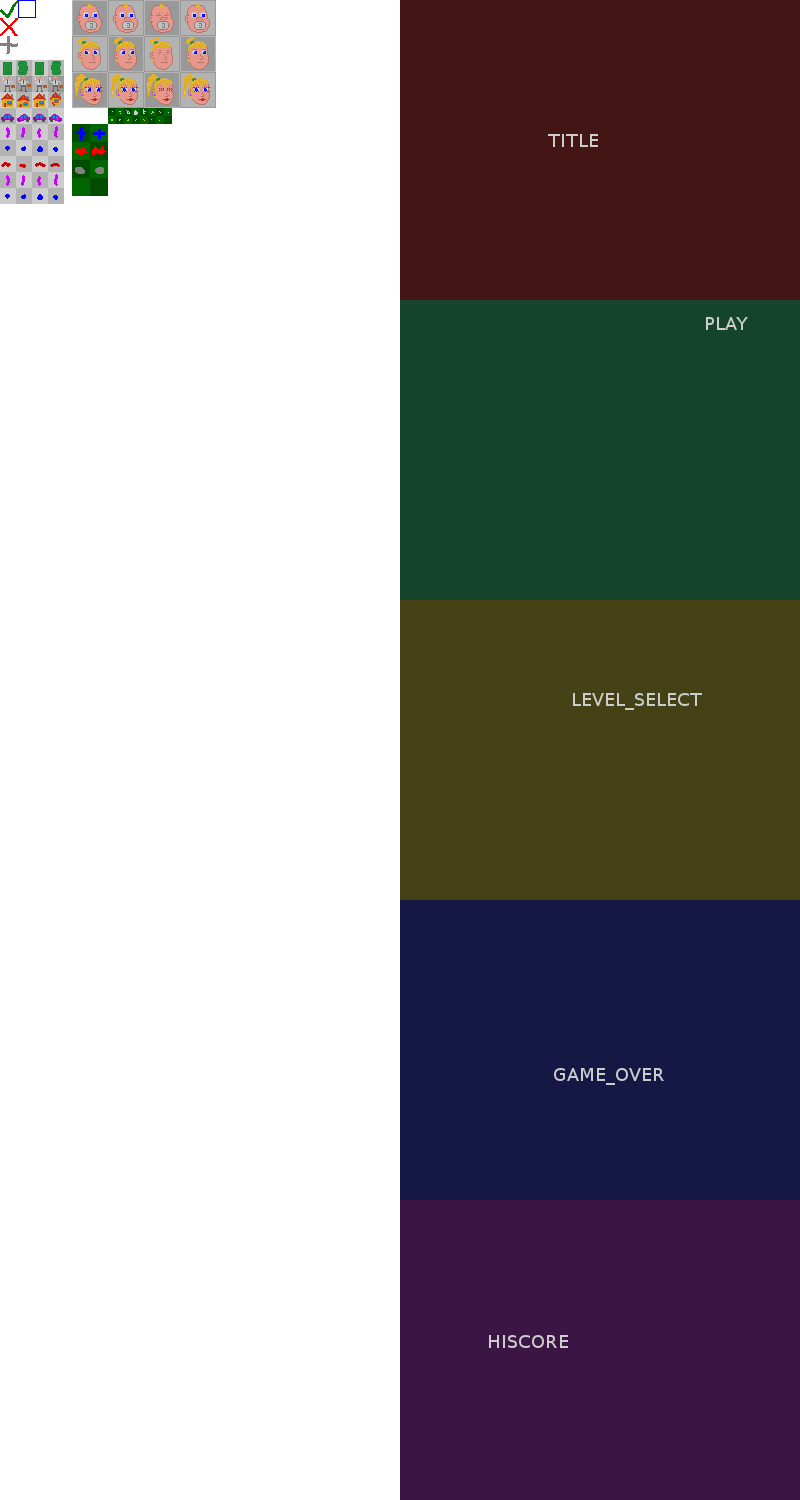
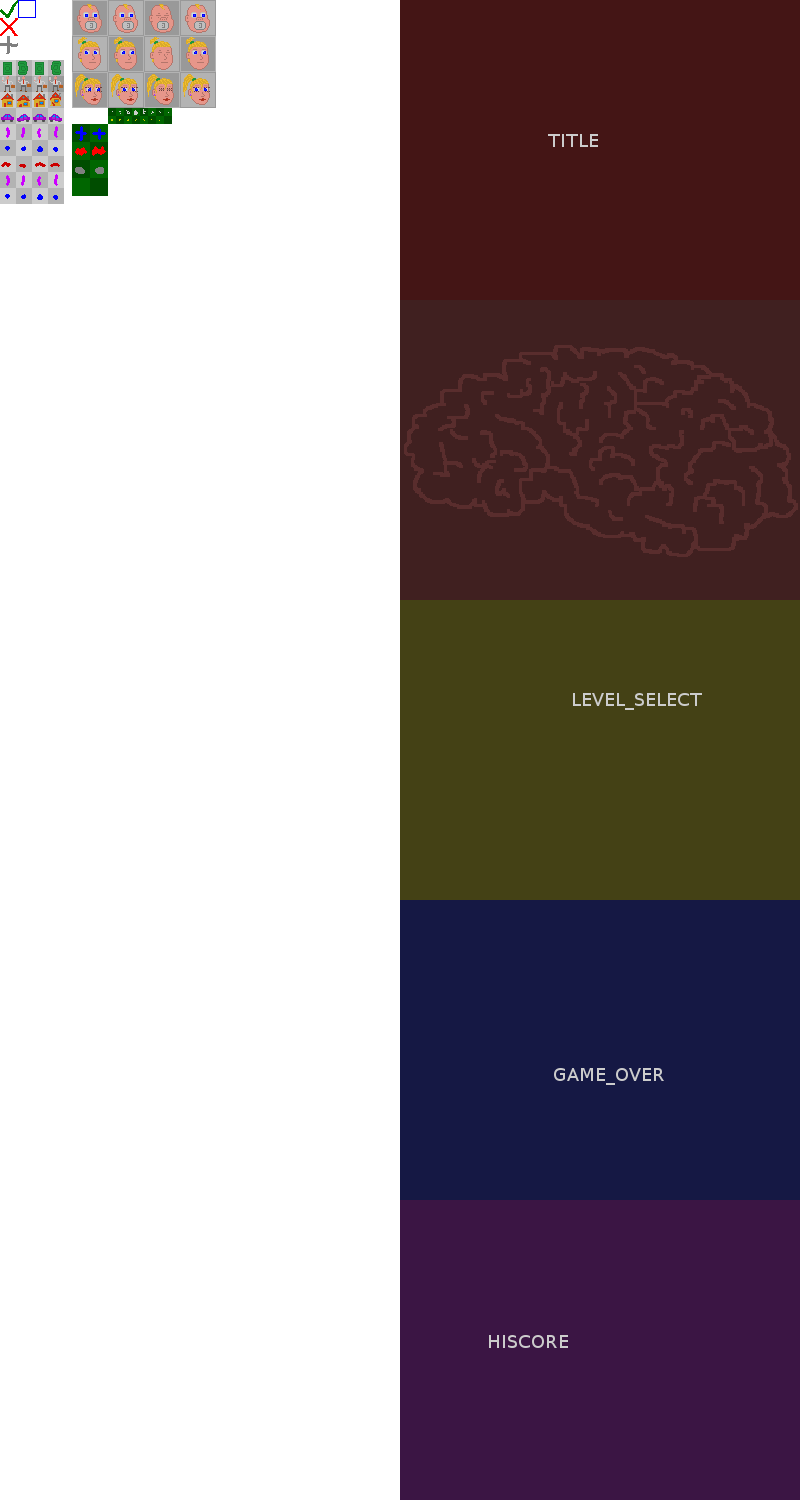
Comparing the layer stacks of the two 800px x 1500px images. Changes:
removed layer "PLAY" over [left=706, top=317, right=748, bottom=330]
painted on "gfx" over [left=400, top=300, right=800, bottom=600]
